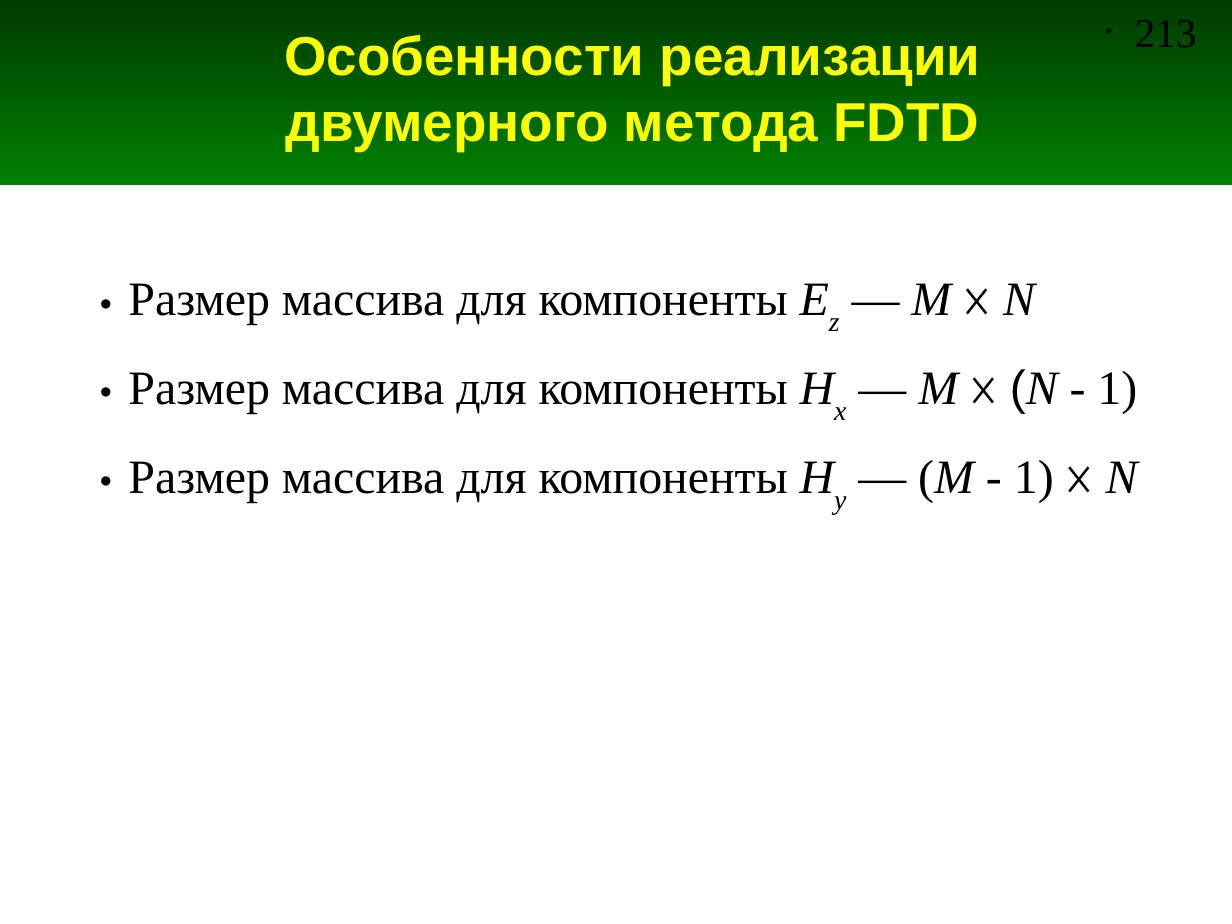
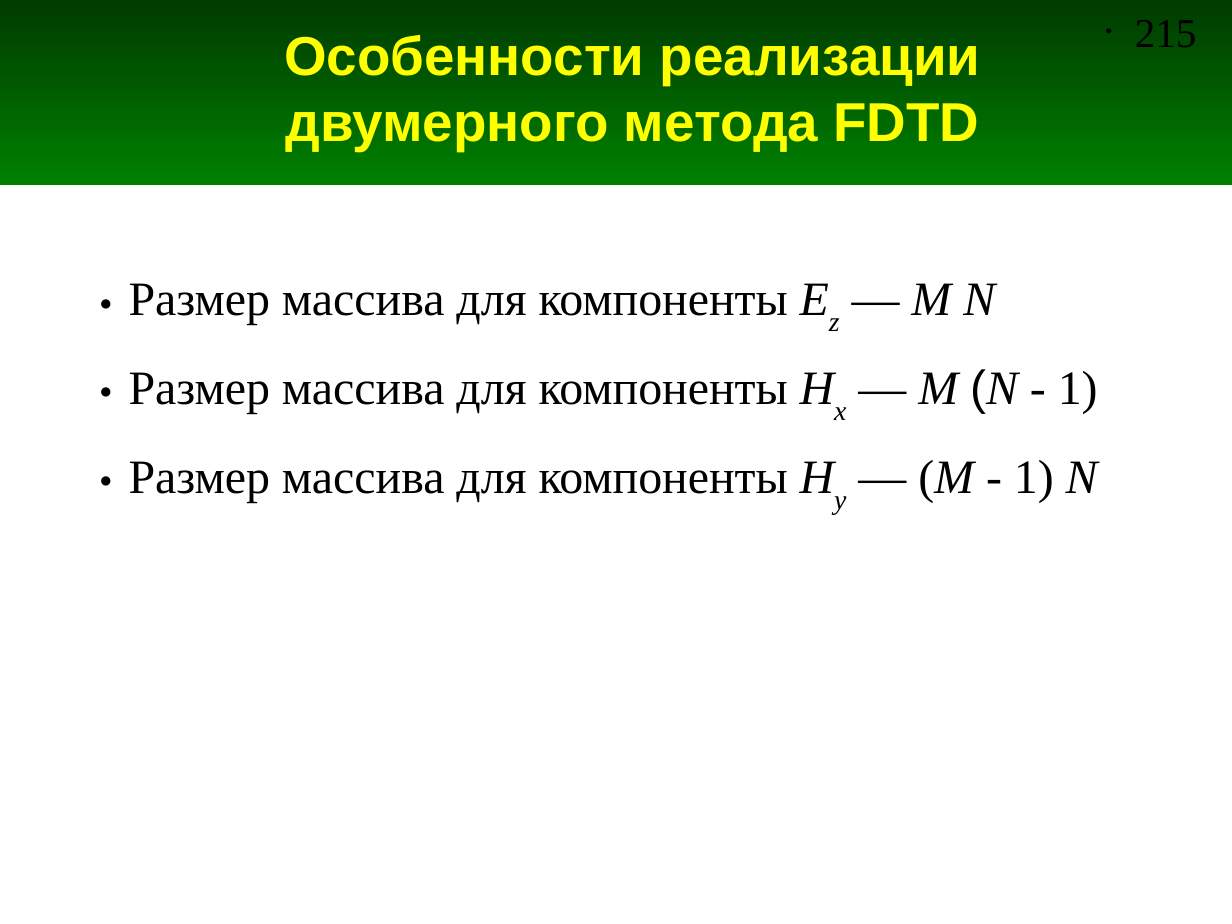
Before and after one commit to andris0147sv/modelling, a slide deck: slide 215 of presentations/2. FDTD.odp (slide 213 before the commit). Drawn at 1232x924 pixels with LibreOffice and Linux fonts; fonts in the diff are those of the drawing. Boxes give left, top, right and bottom in pixels: in the first picture for what was removed or moved away, otherwise in the second. Text is boxed around its words. In the diff, an @@ line names an element or a change of style, - is before the commit and + after.

```diff
--- a/presentations/2. FDTD.odp
+++ b/presentations/2. FDTD.odp
@@ page number at <box>1135,20,1197,47</box>: text changed @@
-• 213
+• 215
@@ text at <box>129,283,1098,503</box>: text changed @@
-● Размер массива для компоненты Ez — M 𐄂 N
-● Размер массива для компоненты Hx — M 𐄂 (N - 1)
-● Размер массива для компоненты Hy — (M - 1) 𐄂 N
+● Размер массива для компоненты Ez — M N
+● Размер массива для компоненты Hx — M (N - 1)
+● Размер массива для компоненты Hy — (M - 1) N
```
Also in this commit, not shown: 8 other slides changed, 3 slides added, 1 slide removed, 3 other files.
